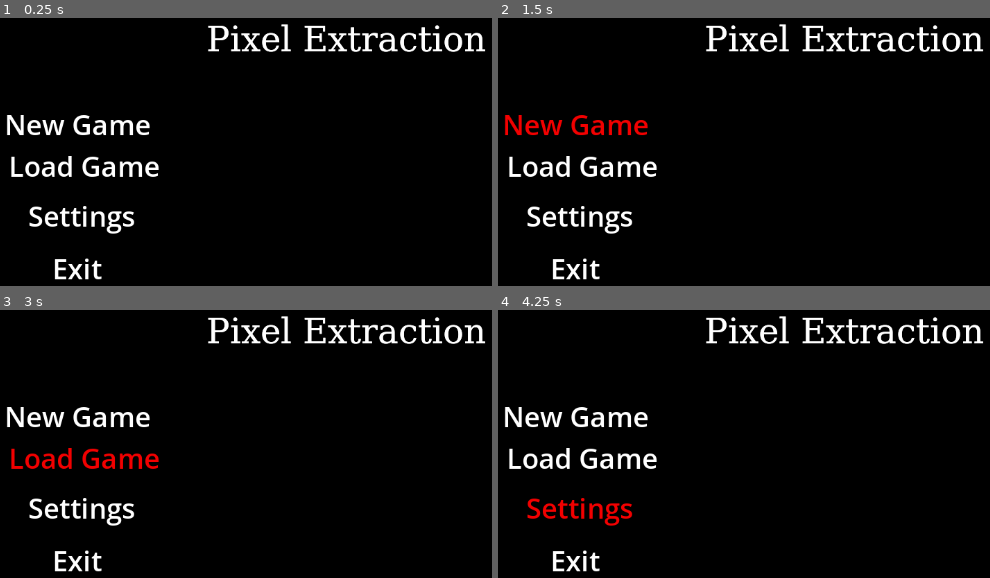
Above: before the commit, frames 1-4 (two rows, left to right).
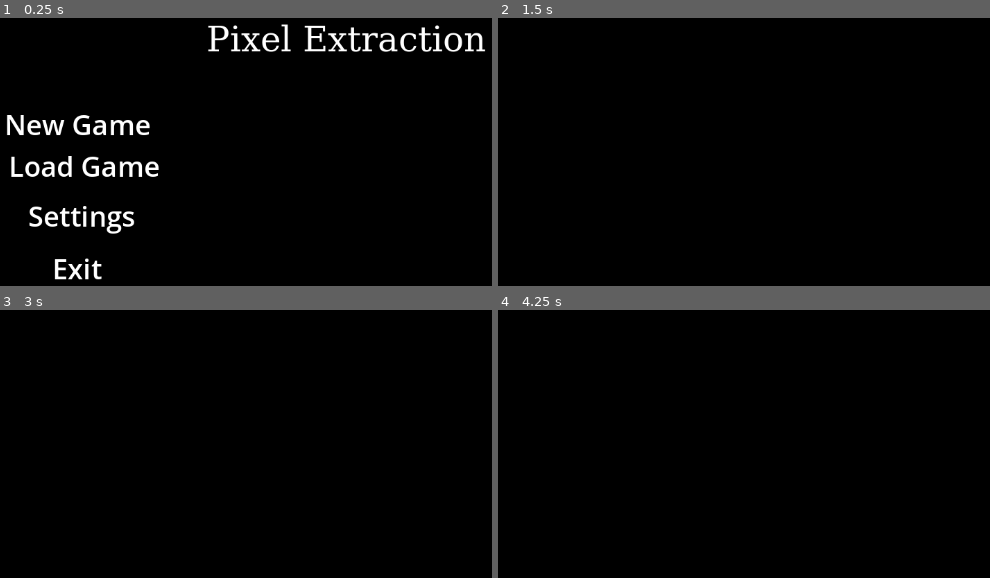
Above: after the commit, the same moments.

Repository: D-J-Gamer/Pixel-Extraction
Game: Godot game, scene res://Scenes/Main.tscn
Two runs of this game, one before a commit and one after it. Both use one fixed random seed, a clock stepped at 60 frames per second and the inputs below.
Inputs (mouse positions are in pixels of both pictures, inside the frame that each line leads up to):
- Up to frame 1 (0.25 s): no input
- Up to frame 2 (1.5 s): click "New Game" at 0.5 s; click (576, 125) at 1.25 s, where only the run before the commit has a clickable "New Game"
- Up to frame 3 (3 s): click (78, 417) at 2 s, where only the run before the commit has a clickable "New Game"; click (83, 457) at 2.75 s, where only the run before the commit has a clickable "Load Game"
- Up to frame 4 (4.25 s): click (581, 508) at 3.5 s, where only the run before the commit has a clickable "Settings"

The runs differ from the first frame. In frame 1, 0.5% of the frame differs, in the area x 42-99%, y 2-13%; in frame 2, 5.3%, in the area x 1-99%, y 2-98%; in frame 3, 5.3%; in frame 4, 5.3%.

Commit message:
Add encampment selection scene and logic
Introduces the encampment selection scene and its script, allowing users to enter an encampment name. Refactors main and main_menu scripts to support transitioning from the main menu to the encampment selection scene. Also adds a workspace configuration for Godot.

Diff:
--- /dev/null
+++ b/Scenes/encampment_selection.tscn
@@ -0,0 +1,284 @@
+[gd_scene load_steps=6 format=3 uid="uid://cbwgh2pwudeo5"]
+
+[sub_resource type="FontFile" id="FontFile_6hpbj"]
+cache/0/16/0/ascent = 0.0
+cache/0/16/0/descent = 0.0
+cache/0/16/0/underline_position = 0.0
+cache/0/16/0/underline_thickness = 0.0
+cache/0/16/0/scale = 1.0
+cache/0/100/0/ascent = 0.0
+cache/0/100/0/descent = 0.0
+cache/0/100/0/underline_position = 0.0
+cache/0/100/0/underline_thickness = 0.0
+cache/0/100/0/scale = 1.0
+
+[sub_resource type="StyleBoxEmpty" id="StyleBoxEmpty_6hpbj"]
+
+[sub_resource type="StyleBoxEmpty" id="StyleBoxEmpty_4vs1u"]
+
+[sub_resource type="FontFile" id="FontFile_ssx6j"]
+cache/0/16/0/ascent = 0.0
+cache/0/16/0/descent = 0.0
+cache/0/16/0/underline_position = 0.0
+cache/0/16/0/underline_thickness = 0.0
+cache/0/16/0/scale = 1.0
+cache/0/17/0/ascent = 0.0
+cache/0/17/0/descent = 0.0
+cache/0/17/0/underline_position = 0.0
+cache/0/17/0/underline_thickness = 0.0
+cache/0/17/0/scale = 1.0
+cache/0/18/0/ascent = 0.0
+cache/0/18/0/descent = 0.0
+cache/0/18/0/underline_position = 0.0
+cache/0/18/0/underline_thickness = 0.0
+cache/0/18/0/scale = 1.0
+cache/0/19/0/ascent = 0.0
+cache/0/19/0/descent = 0.0
+cache/0/19/0/underline_position = 0.0
+cache/0/19/0/underline_thickness = 0.0
+cache/0/19/0/scale = 1.0
+cache/0/20/0/ascent = 0.0
+cache/0/20/0/descent = 0.0
+cache/0/20/0/underline_position = 0.0
+cache/0/20/0/underline_thickness = 0.0
+cache/0/20/0/scale = 1.0
+cache/0/21/0/ascent = 0.0
+cache/0/21/0/descent = 0.0
+cache/0/21/0/underline_position = 0.0
+cache/0/21/0/underline_thickness = 0.0
+cache/0/21/0/scale = 1.0
+cache/0/22/0/ascent = 0.0
+cache/0/22/0/descent = 0.0
+cache/0/22/0/underline_position = 0.0
+cache/0/22/0/underline_thickness = 0.0
+cache/0/22/0/scale = 1.0
+cache/0/23/0/ascent = 0.0
+cache/0/23/0/descent = 0.0
+cache/0/23/0/underline_position = 0.0
+cache/0/23/0/underline_thickness = 0.0
+cache/0/23/0/scale = 1.0
+cache/0/24/0/ascent = 0.0
+cache/0/24/0/descent = 0.0
+cache/0/24/0/underline_position = 0.0
+cache/0/24/0/underline_thickness = 0.0
+cache/0/24/0/scale = 1.0
+cache/0/25/0/ascent = 0.0
+cache/0/25/0/descent = 0.0
+cache/0/25/0/underline_position = 0.0
+cache/0/25/0/underline_thickness = 0.0
+cache/0/25/0/scale = 1.0
+cache/0/26/0/ascent = 0.0
+cache/0/26/0/descent = 0.0
+cache/0/26/0/underline_position = 0.0
+cache/0/26/0/underline_thickness = 0.0
+cache/0/26/0/scale = 1.0
+cache/0/27/0/ascent = 0.0
+cache/0/27/0/descent = 0.0
+cache/0/27/0/underline_position = 0.0
+cache/0/27/0/underline_thickness = 0.0
+cache/0/27/0/scale = 1.0
+cache/0/28/0/ascent = 0.0
+cache/0/28/0/descent = 0.0
+cache/0/28/0/underline_position = 0.0
+cache/0/28/0/underline_thickness = 0.0
+cache/0/28/0/scale = 1.0
+cache/0/29/0/ascent = 0.0
+cache/0/29/0/descent = 0.0
+cache/0/29/0/underline_position = 0.0
+cache/0/29/0/underline_thickness = 0.0
+cache/0/29/0/scale = 1.0
+cache/0/30/0/ascent = 0.0
+cache/0/30/0/descent = 0.0
+cache/0/30/0/underline_position = 0.0
+cache/0/30/0/underline_thickness = 0.0
+cache/0/30/0/scale = 1.0
+cache/0/31/0/ascent = 0.0
+cache/0/31/0/descent = 0.0
+cache/0/31/0/underline_position = 0.0
+cache/0/31/0/underline_thickness = 0.0
+cache/0/31/0/scale = 1.0
+cache/0/32/0/ascent = 0.0
+cache/0/32/0/descent = 0.0
+cache/0/32/0/underline_position = 0.0
+cache/0/32/0/underline_thickness = 0.0
+cache/0/32/0/scale = 1.0
+cache/0/33/0/ascent = 0.0
+cache/0/33/0/descent = 0.0
+cache/0/33/0/underline_position = 0.0
+cache/0/33/0/underline_thickness = 0.0
+cache/0/33/0/scale = 1.0
+cache/0/34/0/ascent = 0.0
+cache/0/34/0/descent = 0.0
+cache/0/34/0/underline_position = 0.0
+cache/0/34/0/underline_thickness = 0.0
+cache/0/34/0/scale = 1.0
+cache/0/35/0/ascent = 0.0
+cache/0/35/0/descent = 0.0
+cache/0/35/0/underline_position = 0.0
+cache/0/35/0/underline_thickness = 0.0
+cache/0/35/0/scale = 1.0
+cache/0/36/0/ascent = 0.0
+cache/0/36/0/descent = 0.0
+cache/0/36/0/underline_position = 0.0
+cache/0/36/0/underline_thickness = 0.0
+cache/0/36/0/scale = 1.0
+cache/0/37/0/ascent = 0.0
+cache/0/37/0/descent = 0.0
+cache/0/37/0/underline_position = 0.0
+cache/0/37/0/underline_thickness = 0.0
+cache/0/37/0/scale = 1.0
+cache/0/38/0/ascent = 0.0
+cache/0/38/0/descent = 0.0
+cache/0/38/0/underline_position = 0.0
+cache/0/38/0/underline_thickness = 0.0
+cache/0/38/0/scale = 1.0
+cache/0/39/0/ascent = 0.0
+cache/0/39/0/descent = 0.0
+cache/0/39/0/underline_position = 0.0
+cache/0/39/0/underline_thickness = 0.0
+cache/0/39/0/scale = 1.0
+cache/0/40/0/ascent = 0.0
+cache/0/40/0/descent = 0.0
+cache/0/40/0/underline_position = 0.0
+cache/0/40/0/underline_thickness = 0.0
+cache/0/40/0/scale = 1.0
+cache/0/41/0/ascent = 0.0
+cache/0/41/0/descent = 0.0
+cache/0/41/0/underline_position = 0.0
+cache/0/41/0/underline_thickness = 0.0
+cache/0/41/0/scale = 1.0
+cache/0/42/0/ascent = 0.0
+cache/0/42/0/descent = 0.0
+cache/0/42/0/underline_position = 0.0
+cache/0/42/0/underline_thickness = 0.0
+cache/0/42/0/scale = 1.0
+cache/0/43/0/ascent = 0.0
+cache/0/43/0/descent = 0.0
+cache/0/43/0/underline_position = 0.0
+cache/0/43/0/underline_thickness = 0.0
+cache/0/43/0/scale = 1.0
+cache/0/44/0/ascent = 0.0
+cache/0/44/0/descent = 0.0
+cache/0/44/0/underline_position = 0.0
+cache/0/44/0/underline_thickness = 0.0
+cache/0/44/0/scale = 1.0
+cache/0/45/0/ascent = 0.0
+cache/0/45/0/descent = 0.0
+cache/0/45/0/underline_position = 0.0
+cache/0/45/0/underline_thickness = 0.0
+cache/0/45/0/scale = 1.0
+cache/0/46/0/ascent = 0.0
+cache/0/46/0/descent = 0.0
+cache/0/46/0/underline_position = 0.0
+cache/0/46/0/underline_thickness = 0.0
+cache/0/46/0/scale = 1.0
+cache/0/47/0/ascent = 0.0
+cache/0/47/0/descent = 0.0
+cache/0/47/0/underline_position = 0.0
+cache/0/47/0/underline_thickness = 0.0
+cache/0/47/0/scale = 1.0
+cache/0/48/0/ascent = 0.0
+cache/0/48/0/descent = 0.0
+cache/0/48/0/underline_position = 0.0
+cache/0/48/0/underline_thickness = 0.0
+cache/0/48/0/scale = 1.0
+cache/0/49/0/ascent = 0.0
+cache/0/49/0/descent = 0.0
+cache/0/49/0/underline_position = 0.0
+cache/0/49/0/underline_thickness = 0.0
+cache/0/49/0/scale = 1.0
+cache/0/50/0/ascent = 0.0
+cache/0/50/0/descent = 0.0
+cache/0/50/0/underline_position = 0.0
+cache/0/50/0/underline_thickness = 0.0
+cache/0/50/0/scale = 1.0
+cache/0/51/0/ascent = 0.0
+cache/0/51/0/descent = 0.0
+cache/0/51/0/underline_position = 0.0
+cache/0/51/0/underline_thickness = 0.0
+cache/0/51/0/scale = 1.0
+cache/0/52/0/ascent = 0.0
+cache/0/52/0/descent = 0.0
+cache/0/52/0/underline_position = 0.0
+cache/0/52/0/underline_thickness = 0.0
+cache/0/52/0/scale = 1.0
+cache/0/53/0/ascent = 0.0
+cache/0/53/0/descent = 0.0
+cache/0/53/0/underline_position = 0.0
+cache/0/53/0/underline_thickness = 0.0
+cache/0/53/0/scale = 1.0
+cache/0/54/0/ascent = 0.0
+cache/0/54/0/descent = 0.0
+cache/0/54/0/underline_position = 0.0
+cache/0/54/0/underline_thickness = 0.0
+cache/0/54/0/scale = 1.0
+cache/0/55/0/ascent = 0.0
+cache/0/55/0/descent = 0.0
+cache/0/55/0/underline_position = 0.0
+cache/0/55/0/underline_thickness = 0.0
+cache/0/55/0/scale = 1.0
+cache/0/56/0/ascent = 0.0
+cache/0/56/0/descent = 0.0
+cache/0/56/0/underline_position = 0.0
+cache/0/56/0/underline_thickness = 0.0
+cache/0/56/0/scale = 1.0
+cache/0/57/0/ascent = 0.0
+cache/0/57/0/descent = 0.0
+cache/0/57/0/underline_position = 0.0
+cache/0/57/0/underline_thickness = 0.0
+cache/0/57/0/scale = 1.0
+cache/0/60/0/ascent = 0.0
+cache/0/60/0/descent = 0.0
+cache/0/60/0/underline_position = 0.0
+cache/0/60/0/underline_thickness = 0.0
+cache/0/60/0/scale = 1.0
+
+[sub_resource type="LabelSettings" id="LabelSettings_2nfxg"]
+font = SubResource("FontFile_ssx6j")
+font_size = 60
+
+[node name="Node2D" type="Node2D"]
+
+[node name="EncampmentName" type="LineEdit" parent="."]
+z_index = 1
+anchors_preset = 8
+anchor_left = 0.5
+anchor_top = 0.5
+anchor_right = 0.5
+anchor_bottom = 0.5
+offset_left = 1305.0
+offset_top = 874.5
+offset_right = 2511.0
+offset_bottom = 1016.5
+grow_horizontal = 2
+grow_vertical = 2
+theme_override_colors/font_placeholder_color = Color(1, 1, 1, 1)
+theme_override_colors/selection_color = Color(0.49803922, 0.49803922, 0.49803922, 0)
+theme_override_fonts/font = SubResource("FontFile_6hpbj")
+theme_override_font_sizes/font_size = 100
+theme_override_styles/normal = SubResource("StyleBoxEmpty_6hpbj")
+theme_override_styles/focus = SubResource("StyleBoxEmpty_4vs1u")
+placeholder_text = "Enter your text"
+alignment = 1
+max_length = 15
+
+[node name="Label" type="Label" parent="."]
+z_index = 1
+anchors_preset = 5
+anchor_left = 0.5
+anchor_right = 0.5
+offset_left = 1447.5
+offset_top = 100.0
+offset_right = 2368.5
+offset_bottom = 181.0
+grow_horizontal = 2
+text = "Enter the name of your encampent"
+label_settings = SubResource("LabelSettings_2nfxg")
+horizontal_alignment = 1
+vertical_alignment = 1
+
+[node name="ColorRect" type="ColorRect" parent="."]
+modulate = Color(0, 0, 0, 1)
+y_sort_enabled = true
+offset_right = 3816.0
+offset_bottom = 1891.0
--- /dev/null
+++ b/Scripts/encampment_selection.gd
@@ -0,0 +1,20 @@
+extends Node2D
+
+const HUB_SCENE := preload("res://Scenes/encampment_selection.tscn")
+
+var main: Control = null
+
+static func create_instance() -> Node2D:
+	var instance = HUB_SCENE.instantiate()
+	instance.set_script(load("res://Scripts/encampment_selection.gd"))
+	return instance
+
+func _ready() -> void:
+	var encampment_name = get_node("EncampmentName")
+	if encampment_name:
+		encampment_name.grab_focus()
+		encampment_name.connect("text_submitted", Callable(self, "_on_encampment_name_submitted"))
+
+func _on_encampment_name_submitted(new_text: String) -> void:
+	print("Encampment name entered: ", new_text)
+	# Add any additional logic here for what happens after pressing Enter
--- a/Scripts/main.gd
+++ b/Scripts/main.gd
@@ -4,15 +4,22 @@
 extends Control
 
 const MAIN_MENU := preload("res://Scripts/main_menu.gd")
+const HUB := preload("res://Scripts/encampment_selection.gd")
+
+var menu_script: Node = null
 
 func _ready() -> void:
-	var menu_script = MAIN_MENU.new()
-	menu_script._ready()
+	menu_script = MAIN_MENU.create_instance()
 	add_child(menu_script)
 	menu_script.main = self
 
 	# Ensure processing is enabled so `_process` will be called every frame
 	# set_process(true)
 
-func start_game() -> void:
+func main_menu_to_hub() -> void:
 	print("Main: Starting game...")
+	var hub = HUB.create_instance()
+	add_child(hub)
+	hub.main = self
+	menu_script.queue_free()
+	menu_script = null	# Optionally, you can set `menu_script` to null to indicate it's no longer active
--- a/Scripts/main_menu.gd
+++ b/Scripts/main_menu.gd
@@ -5,11 +5,14 @@
 
 var main: Control = null
 
+static func create_instance() -> Node2D:
+	var instance = MAIN_MENU_SCENE.instantiate()
+	instance.set_script(load("res://Scripts/main_menu.gd"))
+	return instance
+
 func _ready() -> void:
 	# Connect button signals if they exist as direct children
-	var main_menu_scene = MAIN_MENU_SCENE.instantiate()
-	add_child(main_menu_scene)
-	var buttons = main_menu_scene.get_node_or_null("Menu_Buttons")
+	var buttons = get_node_or_null("Menu_Buttons")
 	for btn_name in ["StartGame", "LoadGame", "Settings", "Exit"]:
 		var button = buttons.get_node_or_null(btn_name)
 		if button and button.has_signal("pressed"):
@@ -20,8 +23,8 @@
 				"Exit": button.connect("pressed", Callable(self, "_on_exit_pressed"))
 
 func _on_start_pressed() -> void:
-	if main != null and main.has_method("start_game"):
-		main.start_game()
+	if main != null and main.has_method("main_menu_to_hub"):
+		main.main_menu_to_hub()
 
 func _on_load_pressed() -> void:
 	# Does nothing yet
Not shown, added: Scripts/encampment_selection.gd.uid
Not shown, added: Pixel-Extraction.code-workspace
